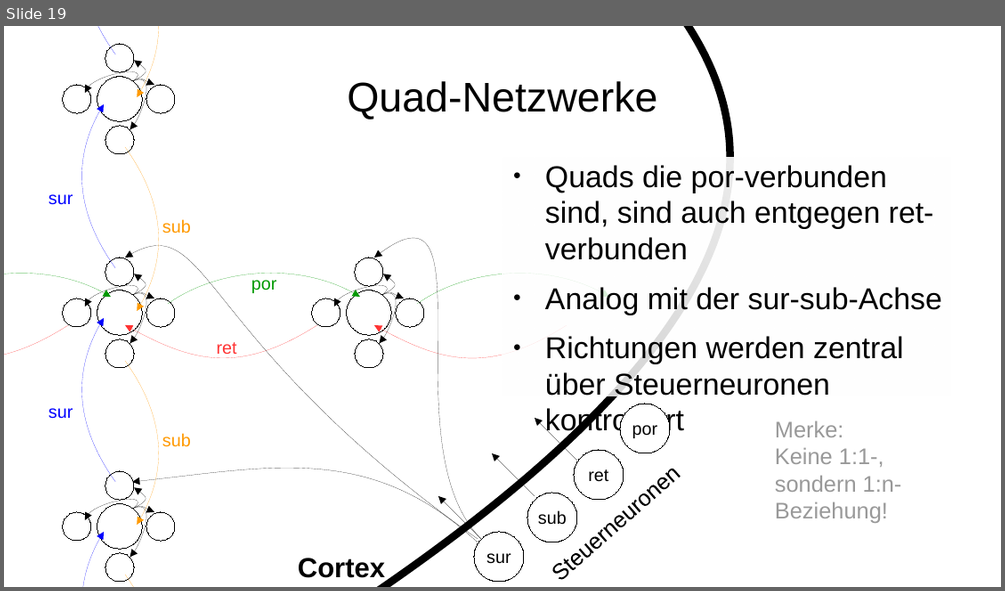
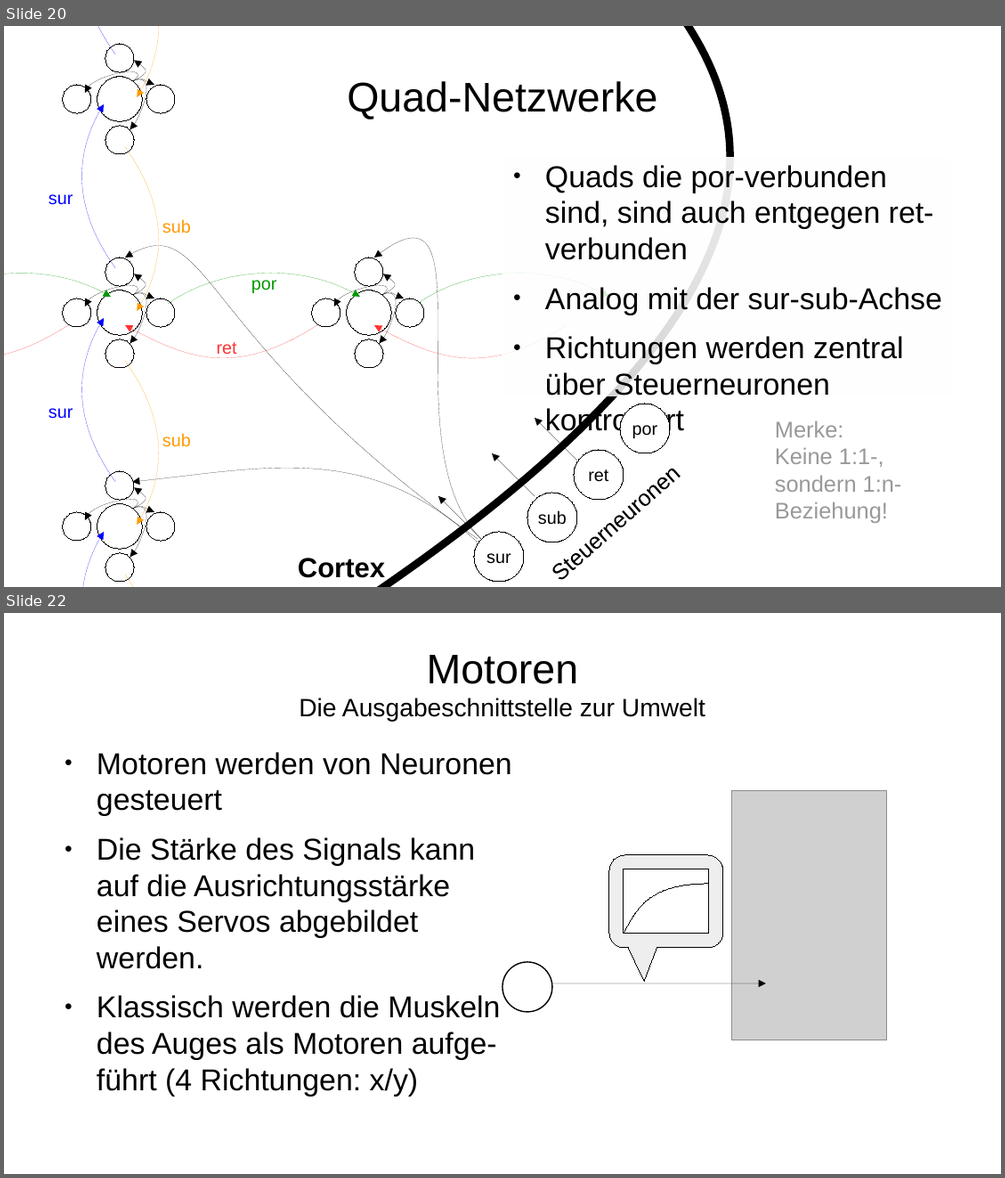
Before and after one commit to Lotes/psi-theorie, a slide deck: presentation.odp. Shown one above the other, each under a label of ours: slide 19 before the commit, slides 20 and 22 after it; the slides between them are not shown. The pictures are 1005x591 and 1005x1178 pixels, drawn with LibreOffice and Linux fonts; fonts in the diff are those of the drawing; grey boxes stand for pictures. Boxes give left, top, right and bottom in pixels: in the first picture for what was removed or moved away, otherwise in the second. Text is boxed around its words. In the diff, an @@ line names an element or a change of style, - is before the commit and + after.

```diff
--- a/presentation.odp
+++ b/presentation.odp
@@ slide 22 added at bbox=[4, 613, 1001, 1174], background #FFFFFF @@
@@ title added at bbox=[299, 655, 705, 722], 20 pt, text #000000 @@
+Motoren
+Die Ausgabeschnittstelle zur Umwelt
@@ text added at bbox=[97, 752, 512, 1096], 24 pt, text #000000 @@
+● Motoren werden von Neuronen
+  gesteuert
+● Die Stärke des Signals kann
+  auf die Ausrichtungsstärke
+  eines Servos abgebildet werden.
+● Klassisch werden die Muskeln
+  des Auges als Motoren aufge-
+  führt (4 Richtungen: x/y)
@@ picture added at bbox=[732, 791, 888, 1041] @@
@@ rounded speech box added at bbox=[609, 855, 723, 948], fill #EEEEEE, outline #000000 0 pt @@
@@ rectangle added at bbox=[623, 869, 709, 933], fill #FFFFFF, outline #000000 0 pt @@
@@ freeform shape added at bbox=[623, 884, 709, 933], outline #000000 0 pt @@
@@ ellipse added at bbox=[502, 962, 552, 1012], fill #FFFFFF, outline #000000 0.99 pt @@
@@ arrow added from (552, 983) to (767, 983), #000000 0 pt @@
@@ what was slide 19 is now slide 20 @@
```
Also in this commit, not shown: 1 slide changed, 5 other slides added, 1 slide removed, 4 other files.
